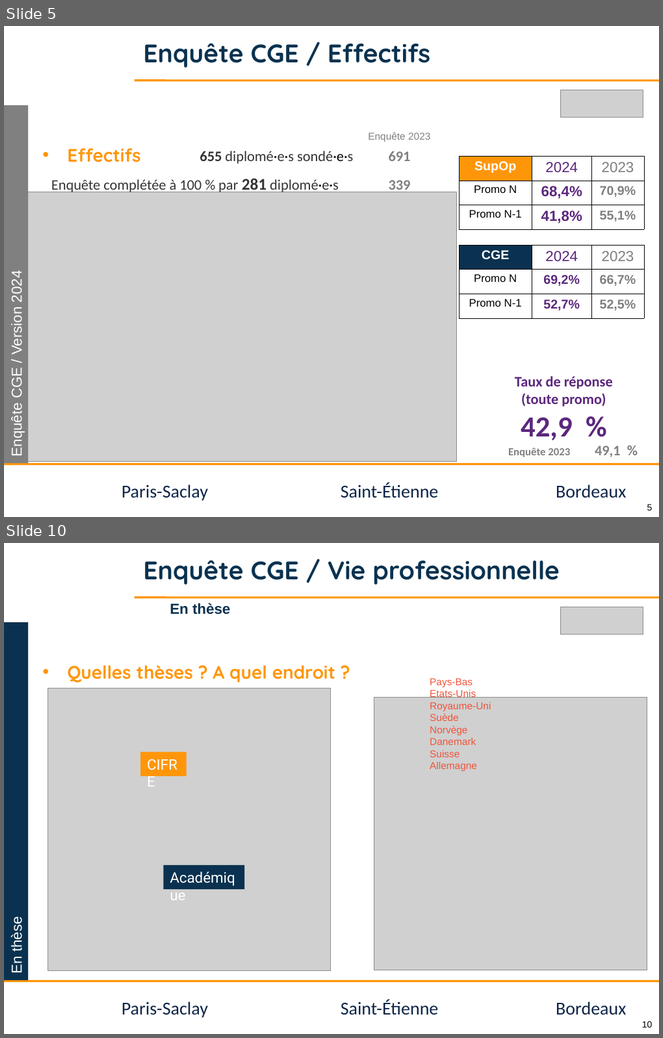
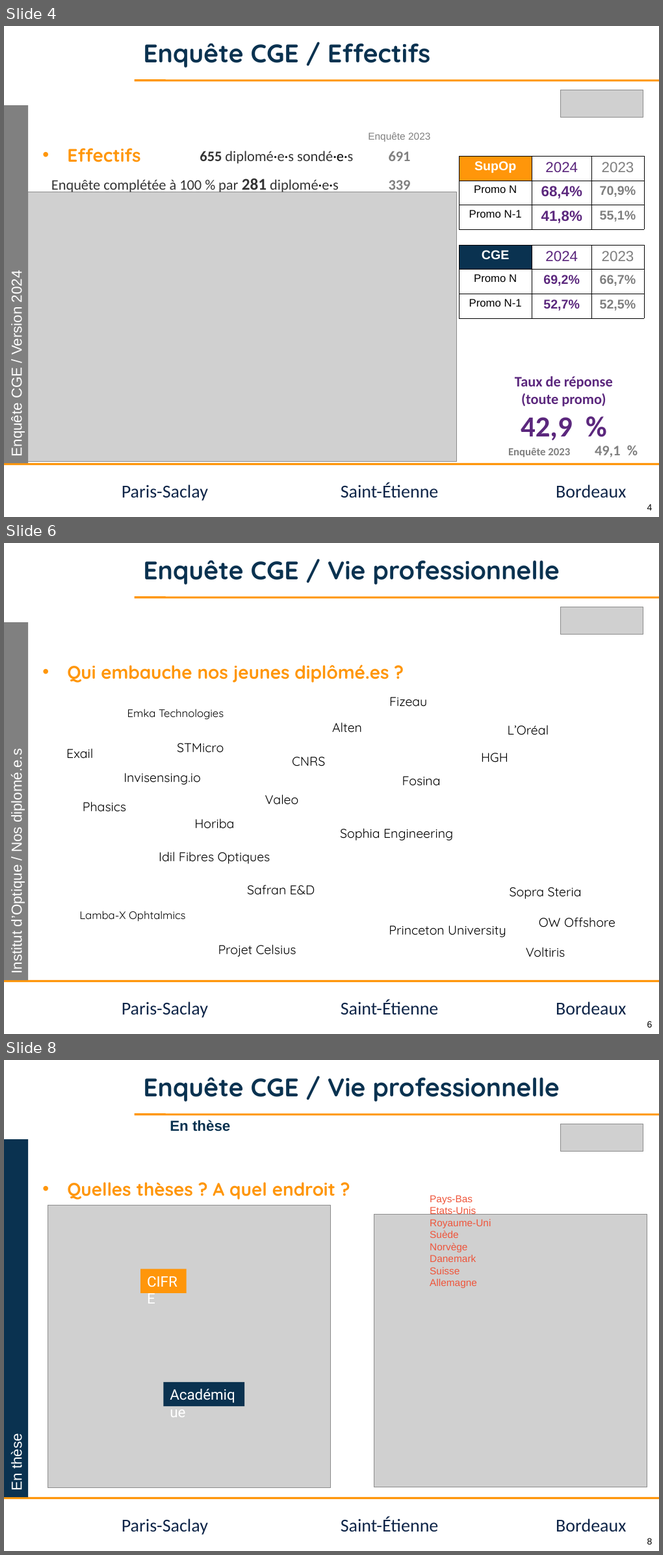
Before and after one commit to jvillemejane/jvillemejane, a slide deck: Presentations/2024_COPERF_CGE.pptx. Shown one above the other, each under a label of ours: slides 5 and 10 before the commit, slides 4, 6 and 8 after it; the slides between them are not shown. The pictures are 663x1038 and 663x1555 pixels, drawn with LibreOffice and Linux fonts; fonts in the diff are those of the drawing; grey boxes stand for pictures; background and template pictures are left out. Boxes give left, top, right and bottom in pixels: in the first picture for what was removed or moved away, otherwise in the second. Text is boxed around its words. In the diff, an @@ line names an element or a change of style, - is before the commit and + after.

```diff
--- a/Presentations/2024_COPERF_CGE.pptx
+++ b/Presentations/2024_COPERF_CGE.pptx
@@ slide 6 added at <box>4,543,659,1034</box>, background #FFFFFF; not listed: 6 template elements that a slide beside it also shows @@
@@ title added at <box>143,560,559,585</box>, 28 pt, text #0A3250, bold @@
+Enquête CGE / Vie professionnelle
@@ picture added at <box>560,607,644,635</box> @@
@@ rectangle added at <box>4,622,28,980</box>, fill #808080, 16 pt, text #FFFFFF @@
+Institut d’Optique / Nos diplomé.e.s
@@ text added at <box>67,665,389,683</box>, 20 pt, text #FF960A, bold @@
+• Qui embauche nos jeunes diplômé.es ?
@@ text added at <box>389,697,427,707</box>, 14 pt, text #000000 @@
+Fizeau
@@ text added at <box>128,709,224,720</box>, 12 pt, text #000000 @@
+Emka Technologies
@@ text added at <box>332,722,362,733</box>, 14 pt, text #000000 @@
+Alten
@@ text added at <box>508,725,549,735</box>, 14 pt, text #000000 @@
+L’Oréal
@@ text added at <box>66,748,93,759</box>, 14 pt, text #000000 @@
+Exail
@@ text added at <box>177,743,224,753</box>, 14 pt, text #000000 @@
+STMicro
@@ text added at <box>292,757,325,767</box>, 14 pt, text #000000 @@
+CNRS
@@ text added at <box>481,753,508,763</box>, 14 pt, text #000000 @@
+HGH
@@ text added at <box>124,773,201,785</box>, 14 pt, text #000000 @@
+Invisensing.io
@@ text added at <box>402,776,441,786</box>, 14 pt, text #000000 @@
+Fosina
@@ text added at <box>265,795,299,805</box>, 14 pt, text #000000 @@
+Valeo
@@ text added at <box>83,802,126,812</box>, 14 pt, text #000000 @@
+Phasics
@@ text added at <box>194,819,234,828</box>, 14 pt, text #000000 @@
+Horiba
@@ text added at <box>340,828,453,841</box>, 14 pt, text #000000 @@
+Sophia Engineering
@@ text added at <box>159,852,270,864</box>, 14 pt, text #000000 @@
+Idil Fibres Optiques
@@ text added at <box>247,885,315,895</box>, 14 pt, text #000000 @@
+Safran E&D
@@ text added at <box>510,887,582,899</box>, 14 pt, text #000000 @@
+Sopra Steria
@@ text added at <box>79,911,185,922</box>, 12 pt, text #000000 @@
+Lamba-X Ophtalmics
@@ text added at <box>389,926,506,938</box>, 14 pt, text #000000 @@
+Princeton University
@@ text added at <box>539,917,616,928</box>, 14 pt, text #000000 @@
+OW Offshore
@@ text added at <box>218,945,296,957</box>, 14 pt, text #000000 @@
+Projet Celsius
@@ text added at <box>526,947,566,958</box>, 14 pt, text #000000 @@
+Voltiris
@@ what was slide 5 is now slide 4 @@
@@ page number at <box>648,504,653,511</box>: text changed @@
-5
+4
@@ what was slide 10 is now slide 8 @@
@@ page number at <box>648,1538,653,1545</box>: text changed @@
-10
+8
```
Also in this commit, not shown: 7 slides changed, 1 other slide added, 3 slides removed, 1 other file.
